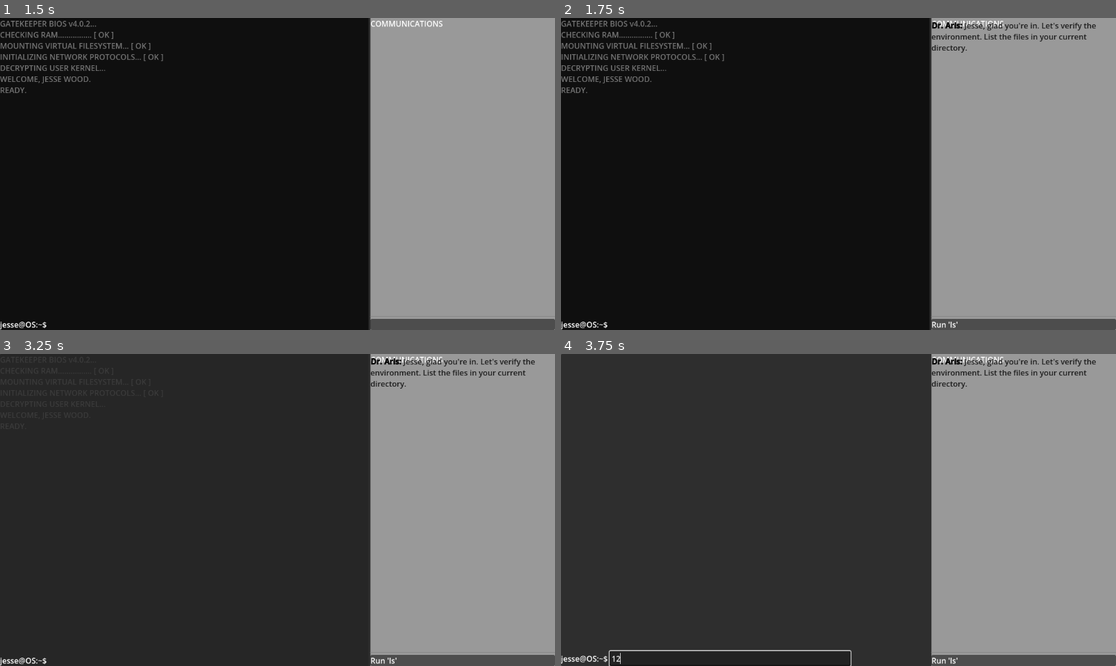
Above: before the commit, frames 1-4 (two rows, left to right).
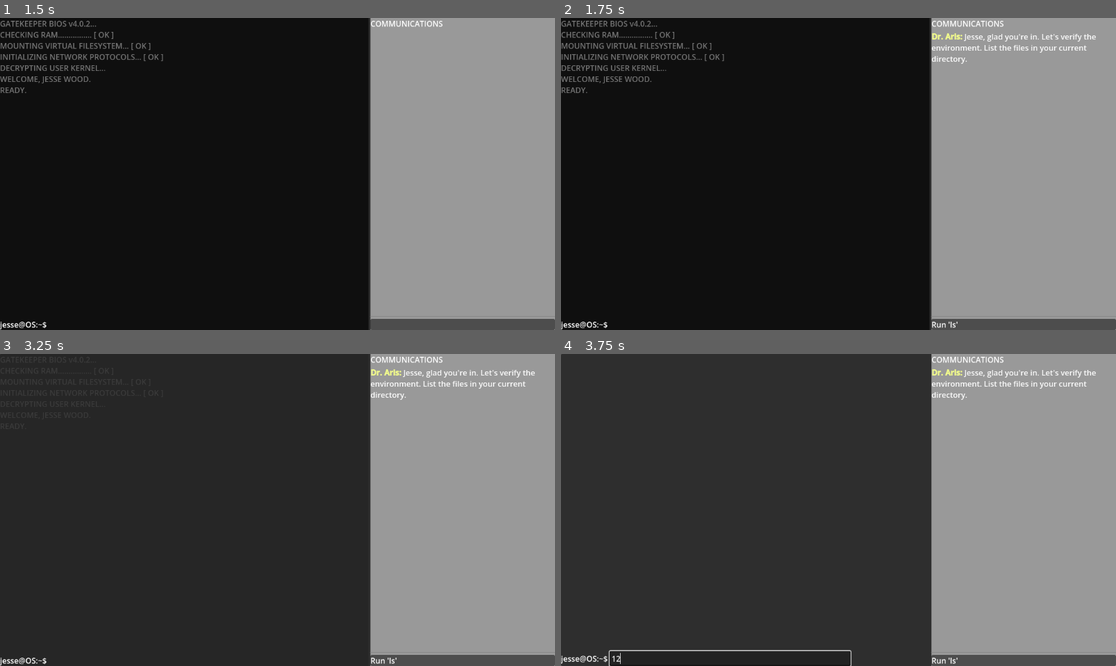
Above: after the commit, the same moments.

Repository: woodRock/bash
Game: Godot game, scene res://main.tscn
Two runs of this game, one before a commit and one after it. Both use one fixed random seed, a clock stepped at 60 frames per second and the inputs below. The project has no main scene, so this scene is started directly.
Inputs (mouse positions are in pixels of both pictures, inside the frame that each line leads up to):
- Up to frame 1 (1.5 s): tap Enter at 0.5 s; move the mouse to (327, 167) at 0.52 s; tap O at 0.6 s; click (327, 167) at 0.67 s; tap Space at 1.25 s; move the mouse to (166, 189) at 1.27 s; hold S from 1.28 s (still down); tap X at 1.35 s
- Up to frame 2 (1.75 s): keep holding S
- Up to frame 3 (3.25 s): tap Enter at 2 s; move the mouse to (333, 441) at 2.02 s; release S at 2.03 s; tap O at 2.1 s; tap Space at 2.75 s; move the mouse to (249, 572) at 2.77 s; tap X at 2.85 s; click (249, 572) at 2.92 s
- Up to frame 4 (3.75 s): click (727, 659) at 3.52 s; type "12" at 3.6 s

Frame 1 is identical in both runs. In frame 2, 0.9% of the frame differs, in the area x 66-97%, y 1-15%; in frame 3, 0.9%; in frame 4, 0.9%.

Commit message:
5 missions...

Diff:
--- a/chat.gd
+++ b/chat.gd
@@ -6,41 +6,69 @@
 
 func _ready():
 	chat_log.clear()
-	# Ensure BBCode is on programmatically
 	chat_log.bbcode_enabled = true
 
+	# Connect to the Gatekeeper Terminal signal
 	var terminal = get_tree().root.find_child("LineEdit", true, false)
 	if terminal:
-		terminal.command_executed.connect(_on_terminal_activity)
+		if not terminal.is_connected("command_executed", _on_terminal_activity):
+			terminal.command_executed.connect(_on_terminal_activity)
 
+	# Initial delay to simulate Wellington lab network sync
 	await get_tree().create_timer(1.5).timeout
 	display_current_mission()
 
 func display_current_mission():
 	if MissionManager.current_mission_id >= MissionManager.missions.size():
+		chat_log.append_text("\n[color=#50fa7b][b]SYSTEM:[/b] All research objectives met for today.[/color]")
+		objective_label.text = "Objective: Complete"
 		return
 
 	var m = MissionManager.missions[MissionManager.current_mission_id]
 
-	# We use [color=black] or [color=#000000] to ensure it shows against the grey panel
-	var sender_txt = "[b][color=black]" + m.sender + ":[/color][/b] "
-	var body_txt = "[color=#1a1a1a]" + m.text + "[/color]" # Dark charcoal text
-
-	# Append both parts
-	chat_log.append_text(sender_txt + body_txt + "\n\n")
+	# Display the narrative message from Dr. Aris
+	var narrative = "\n[b][color=#f1fa8c]" + m.sender + ":[/color][/b] " + m.text + "\n"
+	chat_log.append_text(narrative)
 	objective_label.text = m.objective
 
 	_scroll_to_bottom()
 
 func _on_terminal_activity(cmd: String, response: String):
+	if MissionManager.current_mission_id >= MissionManager.missions.size():
+		return
+
 	var m = MissionManager.missions[MissionManager.current_mission_id]
-	if m.type == MissionManager.TaskType.COMMAND and cmd.strip_edges() == m.value:
+	var success = false
+
+	# ADVANCED VALIDATION LOGIC
+	match m.type:
+		MissionManager.TaskType.COMMAND:
+			# Simple check: did the user type the exact string?
+			if cmd.strip_edges() == m.value:
+				success = true
+
+		MissionManager.TaskType.OUTPUT:
+			# Check if the terminal output contains the required data string
+			if m.value in response:
+				success = true
+
+		MissionManager.TaskType.VFS_STATE:
+			# Deep check: reach into the VFS to see if the file/folder actually exists
+			var terminal = get_tree().root.find_child("LineEdit", true, false)
+			if terminal and terminal.VFS:
+				var target_path = terminal.VFS.resolve_path(m.value)
+				if terminal.VFS.files.has(target_path):
+					success = true
+
+	if success:
 		complete_task()
 
 func complete_task():
-	chat_log.append_text("[color=#008000]>> MISSION VERIFIED.[/color]\n")
+	chat_log.append_text("\n[color=#50fa7b]>> Task Verified. Updating logs...[/color]")
 	MissionManager.current_mission_id += 1
-	await get_tree().create_timer(0.5).timeout
+
+	# Brief pause before Dr. Aris sends the next update
+	await get_tree().create_timer(1.2).timeout
 	display_current_mission()
 
 func _scroll_to_bottom():
--- a/line_edit.gd
+++ b/line_edit.gd
@@ -21,7 +21,6 @@
 # Block Parsing State
 var block_buffer = []
 var nesting_depth = 0
-
 var boot_screen_timer: float = 4.0
 
 func _ready() -> void:
@@ -38,7 +37,7 @@
 	await get_tree().create_timer(boot_screen_timer).timeout
 
 	focus_loop_enabled = true
-	# Run bashrc in a subshell so it doesn't move Jesse from /home/jesse
+	# Subshell ensures boot tests don't leave the user in /bin
 	await process_input_line("sh /.bashrc")
 	grab_focus()
 
@@ -56,6 +55,19 @@
 	command_executed.emit(line, result)
 
 	text = ""; grab_focus()
+
+func _gui_input(event: InputEvent) -> void:
+	var scroll_container = output_log.get_parent() as ScrollContainer
+	if not scroll_container: return
+
+	if event is InputEventKey and event.pressed:
+		match event.keycode:
+			KEY_PAGEUP:
+				scroll_container.scroll_vertical -= 250
+				get_viewport().set_input_as_handled()
+			KEY_PAGEDOWN:
+				scroll_container.scroll_vertical += 250
+				get_viewport().set_input_as_handled()
 
 func process_input_line(line: String, is_silent: bool = false) -> String:
 	var clean_line = line.strip_edges()
@@ -135,12 +147,10 @@
 		"clear": output_log.clear(); return ""
 		"export": handle_export(args); return ""
 		"chmod": execute_chmod(args); return ""
-		"ls": return await execute_syscall(tokens) # Pass tokens to handle -a
+		"ls", "mkdir", "touch", "rm", "grep": return await execute_syscall(tokens)
 		"cat": return execute_cat(args)
 		"cd": return execute_cd(args)
 		"sh": return await execute_sh(args)
-		"ssh-keygen": return await execute_ssh_keygen(args)
-		"ssh": return await execute_ssh_connection(args)
 		"syscall": return await execute_syscall(args)
 		_:
 			var path = find_executable(cmd)
@@ -154,7 +164,6 @@
 		if not VFS.files[p].get("executable", false):
 			return "bash: " + args[0] + ": Permission denied"
 
-		# SUBSHELL PATCH: Snapshot state
 		var prev_pwd = VFS.current_path
 		var prev_env = env_vars.duplicate()
 
@@ -164,7 +173,6 @@
 			var res = await process_input_line(line, true)
 			if res != "" and res != null: outputs.append(res)
 
-		# SUBSHELL PATCH: Restore state
 		VFS.current_path = prev_pwd
 		env_vars = prev_env
 		return "\n".join(outputs)
@@ -176,25 +184,42 @@
 		"ls":
 			var out = []
 			var show_hidden = false
-			for i in range(1, args.size()):
-				if args[i] == "-a":
-					show_hidden = true
+			for arg in args:
+				if arg == "-a": show_hidden = true
 
 			for p in VFS.files.keys():
 				if p.begins_with(VFS.current_path) and p != VFS.current_path:
 					var rel = p.trim_prefix(VFS.current_path).trim_prefix("/")
 					if not "/" in rel:
-						# Filter hidden files starting with '.'
-						if rel.begins_with(".") and not show_hidden:
-							continue
-
+						if rel.begins_with(".") and not show_hidden: continue
 						var is_dir = VFS.files[p].type == "dir"
-						var is_exe = VFS.files[p].get("executable", false)
-						var col = "#5dade2" if is_dir else ("#50fa7b" if is_exe else "#ffffff")
+						var col = "#5dade2" if is_dir else "#ffffff"
 						out.append("[color=" + col + "]" + rel + ("/" if is_dir else "") + "[/color]")
 			return "  ".join(out)
+
+		"mkdir":
+			if args.size() < 2: return "mkdir: missing operand"
+			var p = VFS.resolve_path(args[1])
+			VFS.files[p] = {"type": "dir", "executable": true, "content": ""}
+			return ""
+
+		"touch":
+			if args.size() < 2: return "touch: missing file operand"
+			var p = VFS.resolve_path(args[1])
+			if not VFS.files.has(p):
+				VFS.files[p] = {"type": "file", "executable": false, "content": ""}
+			return ""
+
+		"rm":
+			if args.size() < 2: return "rm: missing operand"
+			var p = VFS.resolve_path(args[1])
+			if VFS.files.has(p):
+				VFS.files.erase(p)
+				return ""
+			return "rm: cannot remove '" + args[1] + "': No such file"
+
 		"grep":
-			if args.size() < 3: return ""
+			if args.size() < 3: return "usage: grep [pattern] [file]"
 			var pat = args[1].to_lower(); var p = VFS.resolve_path(args[2])
 			if VFS.files.has(p):
 				var matches = []
@@ -232,20 +257,6 @@
 		if VFS.files.has(target): return target
 	return ""
 
-func execute_ssh_keygen(args: Array) -> String:
-	var ssh_dir = "/home/jesse/.ssh"
-	if not VFS.files.has(ssh_dir):
-		VFS.files[ssh_dir] = {"type": "dir", "executable": true, "content": ""}
-	append_to_log("Generating public/private rsa key pair...")
-	await get_tree().create_timer(0.8).timeout
-	VFS.files[ssh_dir + "/id_rsa"] = {"type": "file", "executable": false, "content": "PRIVATE KEY"}
-	VFS.files[ssh_dir + "/id_rsa.pub"] = {"type": "file", "executable": false, "content": "PUBLIC KEY"}
-	return "Keys generated in " + ssh_dir
-
-func execute_ssh_connection(args: Array) -> String:
-	if args.size() == 0: return "usage: ssh user@host"
-	return "Connected to " + args[0]
-
 func handle_export(args: Array):
 	var pair = " ".join(args).split("=", true, 1)
 	if pair.size() == 2:
@@ -262,7 +273,11 @@
 func append_to_log(msg: String) -> void:
 	output_log.append_text(msg + "\n")
 	await get_tree().process_frame
-	output_log.scroll_to_line(output_log.get_line_count())
+
+	var scroll_container = output_log.get_parent() as ScrollContainer
+	if scroll_container:
+		var v_bar = scroll_container.get_v_scroll_bar()
+		scroll_container.set_deferred("scroll_vertical", v_bar.max_value)
 
 func _on_focus_changed(node: Control) -> void:
 	if focus_loop_enabled and node != self: call_deferred("grab_focus")
--- a/mission_manager.gd
+++ b/mission_manager.gd
@@ -4,7 +4,6 @@
 
 enum TaskType { COMMAND, OUTPUT, VFS_STATE }
 
-# Using "text" consistently to avoid the "message" key error
 var missions = [
 	{
 		"sender": "Dr. Aris",
@@ -26,5 +25,41 @@
 		"objective": "Cat the .secret file",
 		"type": TaskType.OUTPUT,
 		"value": "DeepSea_AI_2026"
+	},
+	# --- NEW MISSIONS ---
+	{
+		"sender": "Dr. Aris",
+		"text": "We need to keep these logs organized. Create a new directory named [color=#50fa7b]backups[/color] to store our previous simulation runs.",
+		"objective": "Run 'mkdir backups'",
+		"type": TaskType.VFS_STATE,
+		"value": "/home/jesse/backups"
+	},
+	{
+		"sender": "Dr. Aris",
+		"text": "Good work. Now, let's prepare a new data capture. Create an empty file named [color=#50fa7b]capture_01.log[/color] inside that new backups folder.",
+		"objective": "Run 'touch backups/capture_01.log'",
+		"type": TaskType.VFS_STATE,
+		"value": "/home/jesse/backups/capture_01.log"
+	},
+	{
+		"sender": "Dr. Aris",
+		"text": "Wait, I think there's a reference to a 'Wellington' coordinate in your [color=#50fa7b]readme.txt[/color]. Can you use [color=#50fa7b]grep[/color] to find the line containing 'Wellington'?",
+		"objective": "Run 'grep Wellington readme.txt'",
+		"type": TaskType.OUTPUT,
+		"value": "Wellington"
+	},
+	{
+		"sender": "Dr. Aris",
+		"text": "The capture file was a mistake; it's corrupting the backup sequence. Remove the [color=#50fa7b]capture_01.log[/color] file immediately.",
+		"objective": "Run 'rm backups/capture_01.log'",
+		"type": TaskType.COMMAND, # Or VFS_STATE with a check for file absence if you prefer
+		"value": "rm backups/capture_01.log"
+	},
+	{
+		"sender": "Dr. Aris",
+		"text": "Final check for the morning. Navigate into the [color=#50fa7b]backups[/color] directory and confirm your current location.",
+		"objective": "Run 'cd backups' then 'pwd'",
+		"type": TaskType.OUTPUT,
+		"value": "/home/jesse/backups"
 	}
 ]
--- a/terminal.tscn
+++ b/terminal.tscn
@@ -16,13 +16,22 @@
 [node name="VBoxContainer" type="VBoxContainer" parent="." unique_id=78612614]
 layout_mode = 2
 
-[node name="RichTextLabel" type="RichTextLabel" parent="VBoxContainer" unique_id=71304259]
+[node name="ScrollContainer" type="ScrollContainer" parent="VBoxContainer" unique_id=982229115]
+layout_mode = 2
+size_flags_vertical = 3
+follow_focus = true
+vertical_scroll_mode = 2
+
+[node name="RichTextLabel" type="RichTextLabel" parent="VBoxContainer/ScrollContainer" unique_id=71304259]
 unique_name_in_owner = true
 custom_minimum_size = Vector2(0, 200)
 layout_mode = 2
+size_flags_horizontal = 3
 size_flags_vertical = 3
 mouse_filter = 2
 bbcode_enabled = true
+fit_content = true
+scroll_active = false
 scroll_following = true
 script = ExtResource("1_7d6gb")
 
--- a/virtual_file_system.gd
+++ b/virtual_file_system.gd
@@ -4,6 +4,7 @@
 var files = {}
 
 func _init() -> void:
+	# Standard directory structure for Gatekeeper OS
 	files = {
 		"/": {"type": "dir", "executable": true, "content": ""},
 		"/bin": {"type": "dir", "executable": true, "content": ""},
@@ -17,15 +18,16 @@
 	_setup_user_files()
 
 func _setup_system_binaries():
+	# Boot configuration
 	files["/.bashrc"] = {
 		"type": "file", "executable": true,
 		"content": "clear\necho [color=#50fa7b]GATEKEEPER OS v1.5.8 ONLINE[/color]\necho Welcome back, Jesse Wood.\nsh /bin/test_bash.sh"
 	}
 
+	# The full boot-test script
 	files["/bin/test_bash.sh"] = {
 		"type": "file", "executable": true,
-		"content": """
-echo '--- SYSTEM SELF-TEST ---'
+		"content": """echo '--- SYSTEM SELF-TEST ---'
 for T in variables loops logic nav quotes
 do
     export ACTUAL=$(sh /tests/$T.sh > /dev/null)
@@ -37,20 +39,21 @@
         echo ✘ $T: FAILED
     fi
 done
-echo '--- SELF-TEST COMPLETE ---'
-"""
+echo '--- SELF-TEST COMPLETE ---'"""
 	}
 
-	# Binary Bridges
+	# Binary Mappings for Syscalls
 	files["/bin/ls"] = {"type": "file", "executable": true, "content": "syscall ls"}
 	files["/bin/cat"] = {"type": "file", "executable": true, "content": "cat $1"}
+	files["/bin/mkdir"] = {"type": "file", "executable": true, "content": "syscall mkdir $1"}
+	files["/bin/touch"] = {"type": "file", "executable": true, "content": "syscall touch $1"}
+	files["/bin/rm"] = {"type": "file", "executable": true, "content": "syscall rm $1"}
 	files["/bin/grep"] = {"type": "file", "executable": true, "content": "syscall grep $1 $2"}
+	files["/bin/pwd"] = {"type": "file", "executable": true, "content": "pwd"}
 	files["/bin/whoami"] = {"type": "file", "executable": true, "content": "whoami"}
-	files["/bin/pwd"] = {"type": "file", "executable": true, "content": "pwd"}
-	files["/bin/help"] = {"type": "file", "executable": true, "content": "echo 'ls, cd, cat, touch, rm, chmod, ssh-keygen, ssh, history, clear, help, sh'"}
 
 func _setup_test_suite():
-	# Test Scripts & Expected Outputs
+	# RESTORED: Full Test Suite
 	files["/tests/variables.sh"] = {"type": "file", "executable": true, "content": "export X=TEST_VAL\necho $X"}
 	files["/tests/variables.txt"] = {"type": "file", "executable": false, "content": "TEST_VAL"}
 
@@ -67,7 +70,8 @@
 	files["/tests/quotes.txt"] = {"type": "file", "executable": false, "content": "Hello,World!"}
 
 func _setup_user_files():
-	files["/home/jesse/readme.txt"] = {"type": "file", "executable": false, "content": "BioMass Research Data v1.0\nTarget: Wellington Coastal Region"}
+	# PhD Research Context
+	files["/home/jesse/readme.txt"] = {"type": "file", "executable": false, "content": "Marine Biomass Analysis - Research Logs v1.2\nAuthorized Personnel Only.\n Wellington 41.2924° S, 174.7787° E"}
 	files["/home/jesse/.secret"] = {"type": "file", "executable": false, "content": "DeepSea_AI_2026"}
 
 func resolve_path(target: String) -> String:
